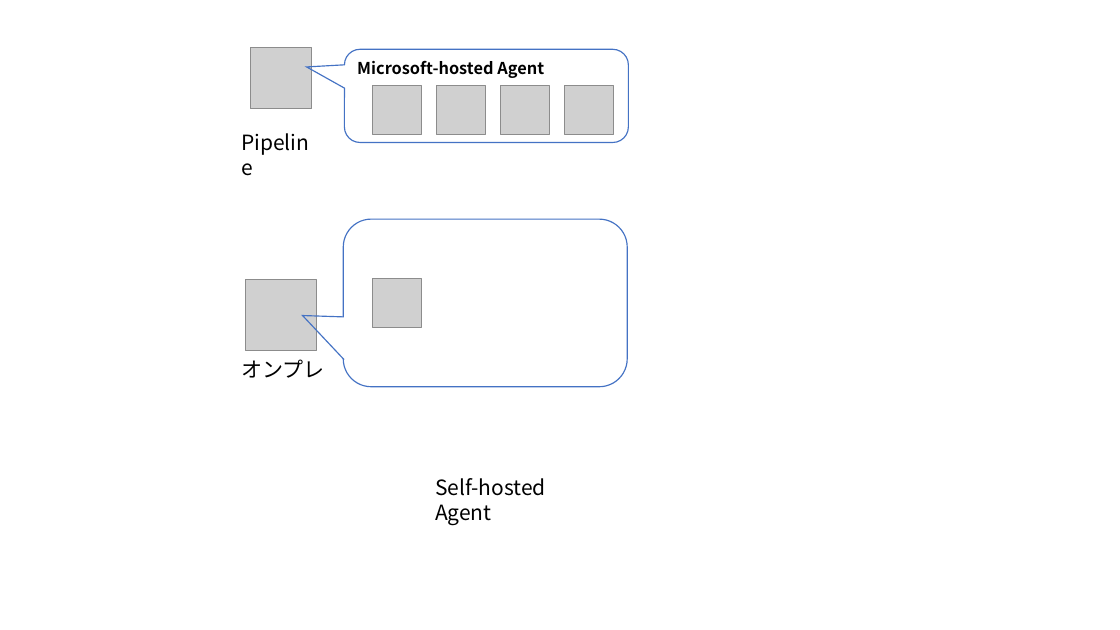
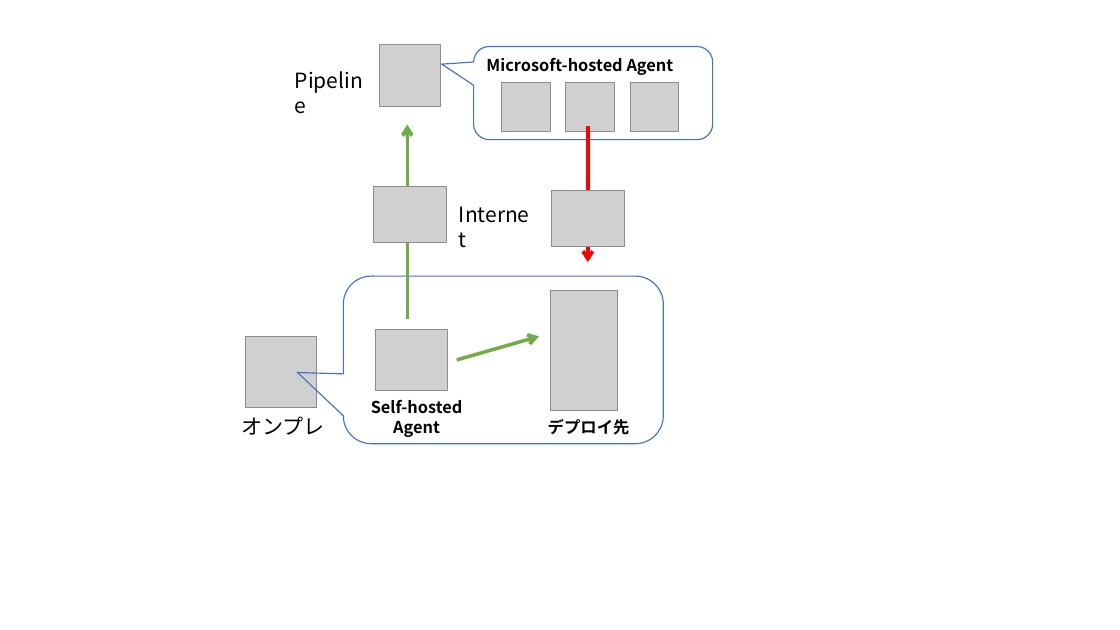
Before and after one commit to ayuina/ainaba-csa-blog, a slide deck: slide 10 of microsoft-azure-and-azure-devops/images/figures.pptx. Drawn at 1120x630 pixels with LibreOffice and Linux fonts; fonts in the diff are those of the drawing; grey boxes stand for pictures. Boxes give left, top, right and bottom in pixels: in the first picture for what was removed or moved away, otherwise in the second. Text is boxed around its words. In the diff, an @@ line names an element or a change of style, - is before the commit and + after.

Commit message:
figure

```diff
--- a/microsoft-azure-and-azure-devops/images/figures.pptx
+++ b/microsoft-azure-and-azure-devops/images/figures.pptx
@@ picture: place and size @@
-picture at (250,47,312,108)
+picture at (380,45,441,106)
@@ rounded speech box "Microsoft-hosted Agent": place and size @@
-rounded speech box "Microsoft-hosted Agent" at (344,50,628,143)
+rounded speech box "Microsoft-hosted Agent" at (474,46,713,139)
@@ text "Pipeline": place and size @@
-text "Pipeline" at (233,125,329,159)
+text "Pipeline" at (287,63,382,97)
@@ picture removed at (565,86,613,134) @@
@@ 3 pictures: place and size @@
-3 pictures at (372,86,549,134)
+3 pictures at (502,83,679,132)
@@ rounded speech box: place and size @@
-rounded speech box at (344,219,628,387)
+rounded speech box at (344,276,664,444)
@@ picture removed at (372,279,421,328) @@
@@ picture: place and size @@
-picture at (245,280,317,351)
+picture at (245,336,317,408)
@@ group added at (374,124,630,435): 4 pictures, 3 arrows, 2 texts @@
+デプロイ先
+Internet
@@ text "オンプレ": place and size @@
-text "オンプレ" at (241,359,324,378)
+text "オンプレ" at (241,416,324,435)
@@ text "Self-hosted Agent": place and size @@
-text "Self-hosted Agent" at (435,478,546,525)
+text "Self-hosted Agent" at (371,399,463,437)
@@ text "Self-hosted Agent" at (371,399,463,437): size 18 to 14 pt, bold on; alignment left to centre @@
```
